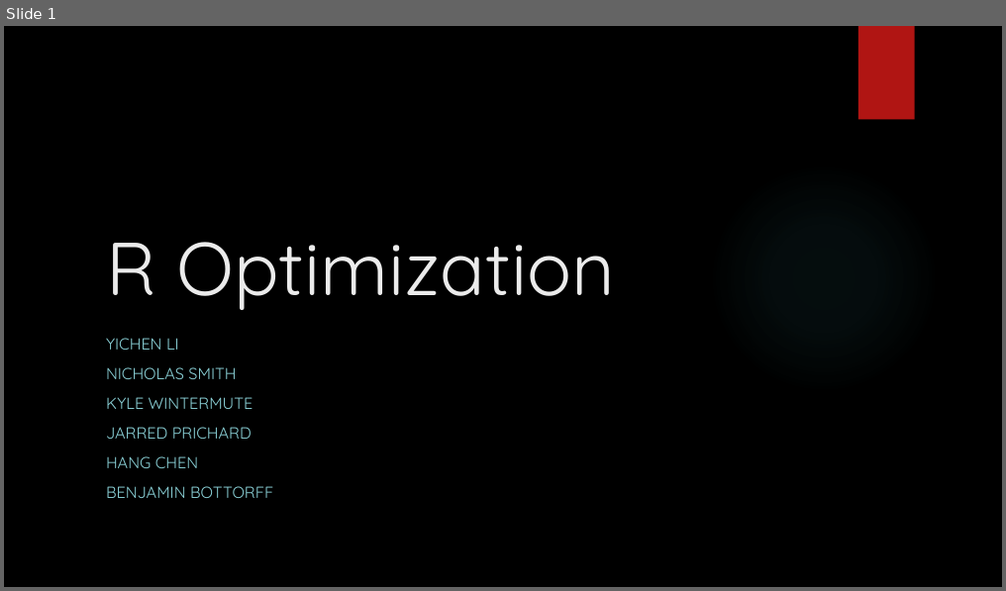
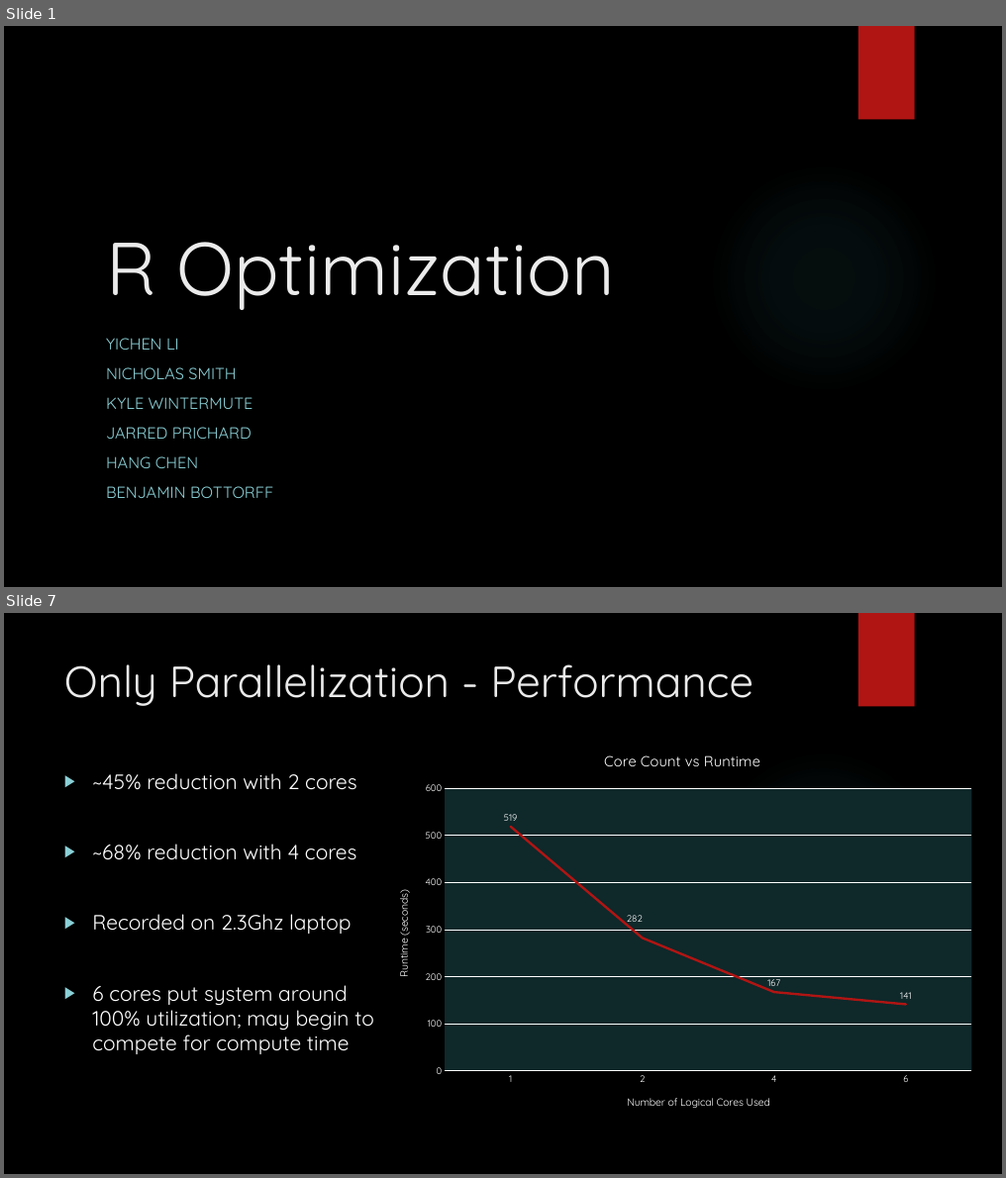
Before and after one commit to KWintermute/smp-project, a slide deck: se2presentation.pptx. Shown one above the other, each under a label of ours: slide 1 before the commit, slides 1 and 7 after it; the slides between them are not shown. The pictures are 1006x591 and 1006x1178 pixels, drawn with LibreOffice and Linux fonts; fonts in the diff are those of the drawing; background and template pictures are left out. Boxes give left, top, right and bottom in pixels: in the first picture for what was removed or moved away, otherwise in the second. Text is boxed around its words. In the diff, an @@ line names an element or a change of style, - is before the commit and + after.

Commit message:
Updated PowerPoint
Took into consideration the parallelization, minor other changes.

```diff
--- a/se2presentation.pptx
+++ b/se2presentation.pptx
@@ slide 7 added at (4,613,1002,1174), background picture (left out); not listed: 2 template elements that a slide beside it also shows @@
@@ title added at (64,664,753,706), 42 pt, text #EBEBEB @@
+Only Parallelization - Performance
@@ line chart added at (381,736,984,1124) @@
+title "Core Count vs Runtime "
+categories: 1, 2, 4, 6
+Series 1: 519, 282, 167, 141
@@ text added at (92,773,374,1055), 20 pt, text #FFFFFF @@
+▶ ~45% reduction with 2 cores
+▶ ~68% reduction with 4 cores
+▶ Recorded on 2.3Ghz laptop
+▶ 6 cores put system around 100% utilization; may begin to compete for compute time
```
Also in this commit, not shown: 1 slide changed, 5 other slides added, 4 slides removed.
